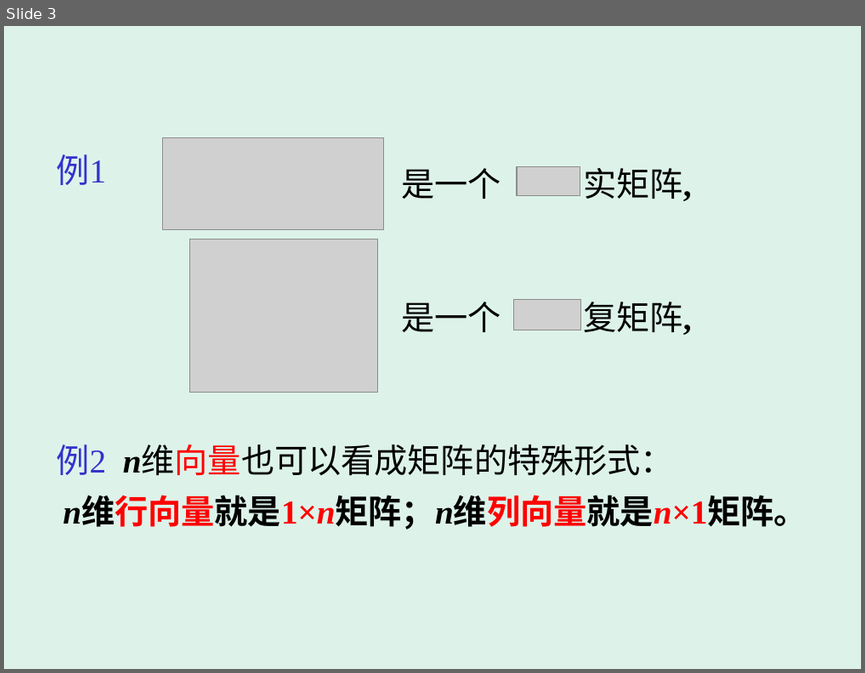
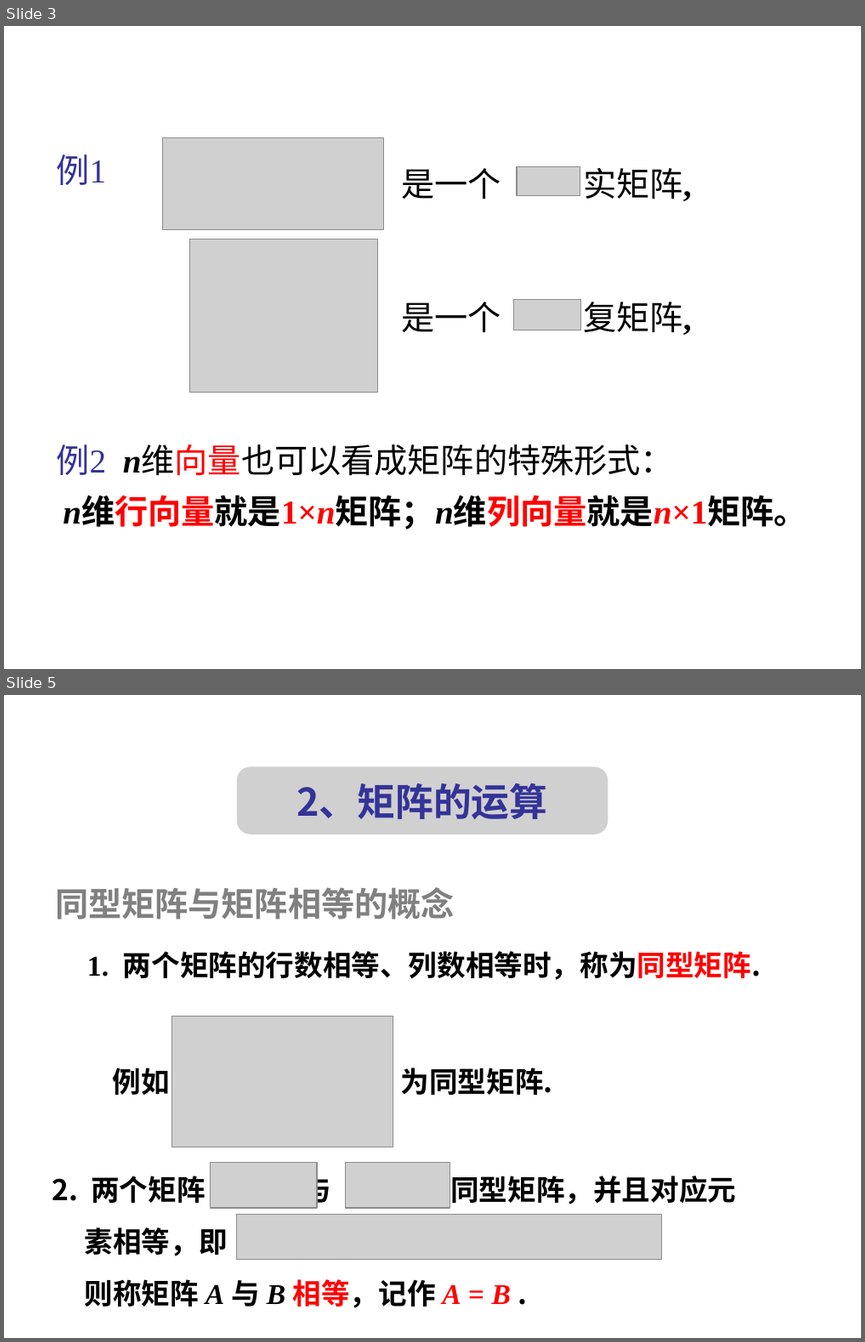
Before and after one commit to zhangbiaomath/zhangbiaomath.github.io, a slide deck: teaching/gaodai/ch4/高等代数第四章-矩阵.ppt. Shown one above the other, each under a label of ours: slide 3 before the commit, slides 3 and 5 after it; the slides between them are not shown. The pictures are 865x673 and 865x1342 pixels, drawn with LibreOffice and Linux fonts; fonts in the diff are those of the drawing; grey boxes stand for pictures. Boxes give left, top, right and bottom in pixels: in the first picture for what was removed or moved away, otherwise in the second. Text is boxed around its words. In the diff, an @@ line names an element or a change of style, - is before the commit and + after.

```diff
--- a/teaching/gaodai/ch4/高等代数第四章-矩阵.ppt
+++ b/teaching/gaodai/ch4/高等代数第四章-矩阵.ppt
@@ slide 5 added at [4,695,861,1338], background #FFFFFF @@
@@ picture added at [237,767,608,834], 32 pt, text #333399, bold @@
+2、矩阵的运算
@@ text added at [55,887,454,919], 28 pt, text #808080, bold @@
+同型矩阵与矩阵相等的概念
@@ text added at [87,951,760,980], 24 pt, text #000000, bold @@
+1. 1. 两个矩阵的行数相等、列数相等时，称为同型矩阵.
@@ picture added at [172,1015,393,1146] @@
@@ text added at [113,1067,170,1095], 24 pt, text #000000, bold @@
+例如
@@ text added at [401,1067,553,1095], 24 pt, text #000000, bold @@
+为同型矩阵.
@@ text added at [85,1170,737,1308], 24 pt, text #000000, bold @@
+2. 两个矩阵 与 为同型矩阵，并且对应元
+素相等，即
+则称矩阵 A 与 B 相等，记作 A = B .
@@ picture added at [210,1162,317,1208] @@
@@ picture added at [345,1162,449,1208] @@
@@ picture added at [236,1213,662,1259] @@
@@ slide 3 changed as well @@
@@ background #DDF3EA to #FFFFFF @@
@@ text "例1" at [57,154,107,185]: text colour #3333CC to #333399 @@
@@ text "例2 n维向量也可以看成矩阵的特殊形式：" at [57,444,674,476]: text colour #3333CC to #333399 in "例2" @@
```
Also in this commit, not shown: 73 other slides changed, 8 other slides added, 2 slides removed, 1 other file.
